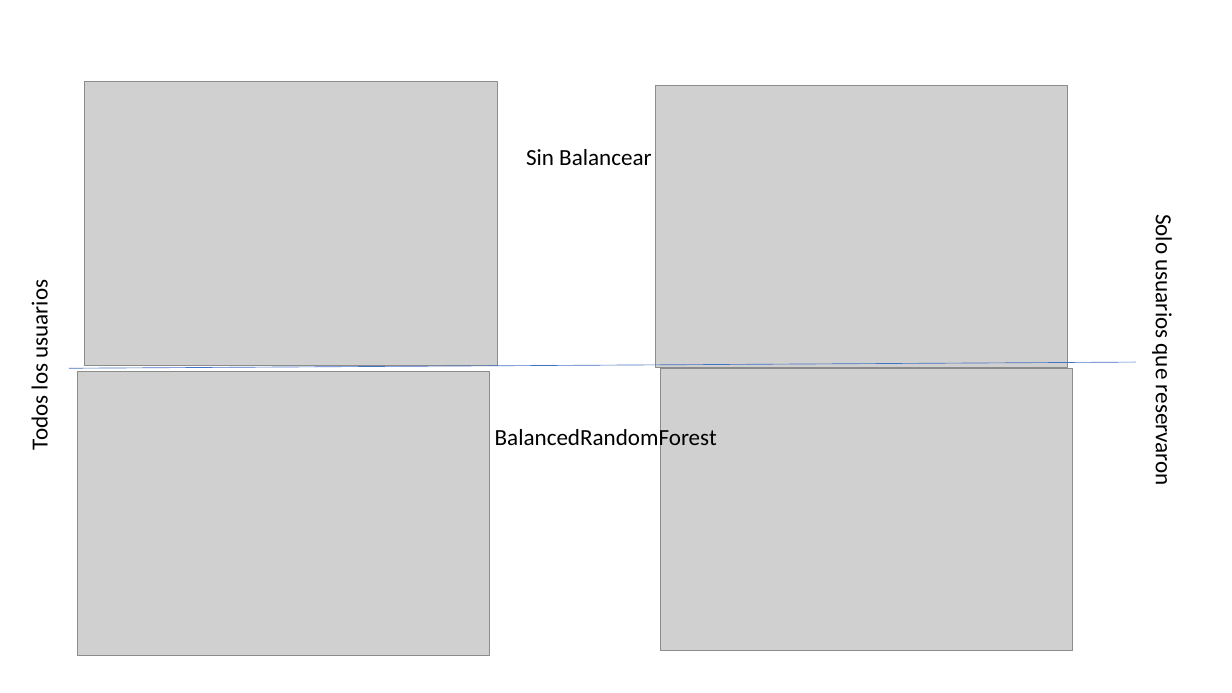
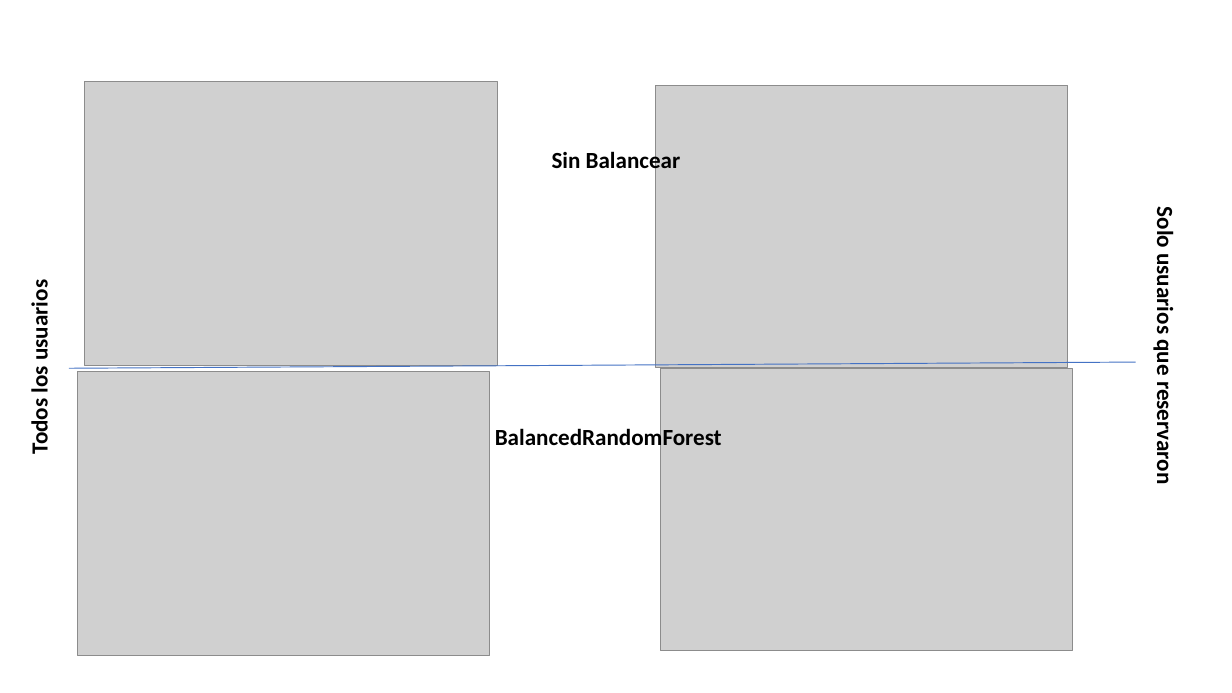
Before and after one commit to Mzibecchi/diplodatos2019, a slide deck: slide 16 of mentoria_airbnb/reports/airbnb_informe_final.pptx (slide 5 before the commit). Drawn at 1232x693 pixels with LibreOffice and Linux fonts; fonts in the diff are those of the drawing; grey boxes stand for pictures. Boxes give left, top, right and bottom in pixels: in the first picture for what was removed or moved away, otherwise in the second. Text is boxed around its words. In the diff, an @@ line names an element or a change of style, - is before the commit and + after.

```diff
--- a/mentoria_airbnb/reports/airbnb_informe_final.pptx
+++ b/mentoria_airbnb/reports/airbnb_informe_final.pptx
@@ text "Sin Balancear" at (552, 149, 681, 175): bold on; alignment left to centre @@
@@ bold on in 3 elements at (495, 425, 722, 451), (26, 289, 54, 453), (1151, 211, 1179, 482) @@
@@ text "Solo usuarios que reservaron": place and size @@
-text "Solo usuarios que reservaron" at (1150, 218, 1178, 483)
+text "Solo usuarios que reservaron" at (1151, 211, 1179, 482)
@@ line (69, 369) - (1136, 362): stroke #4472C4 0.5 pt to #4472C4 0.75 pt @@
```
Also in this commit, not shown: 6 other slides changed, 8 slides added, 4 slides removed.
